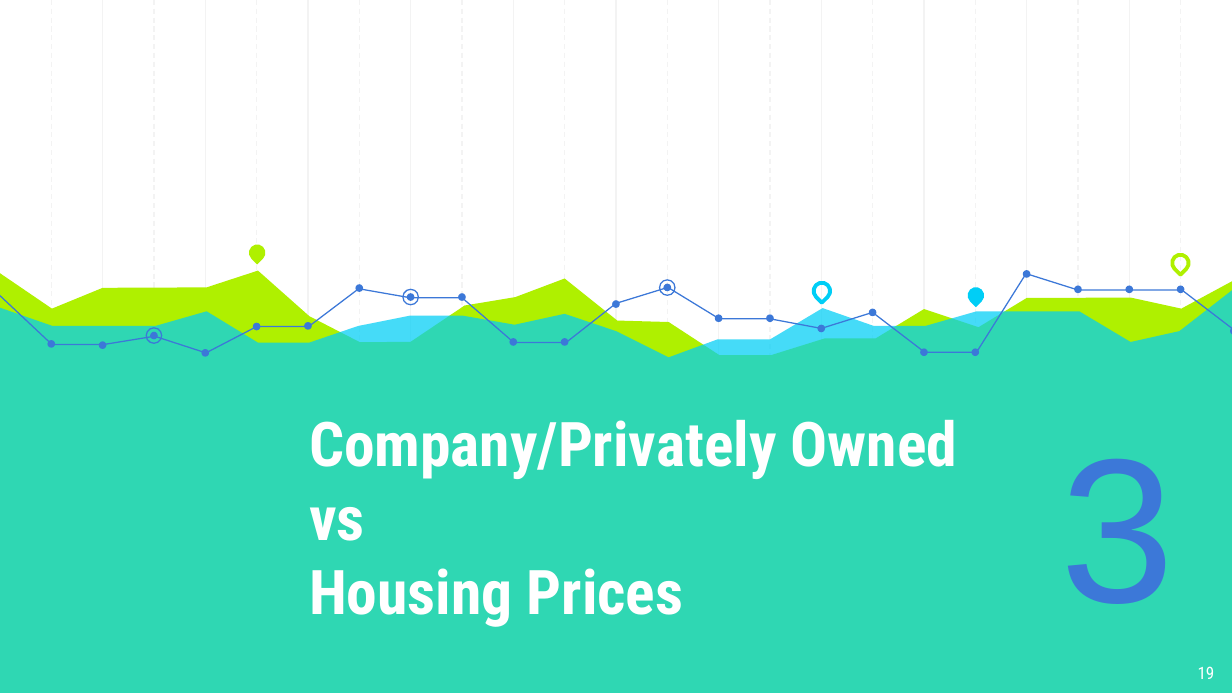
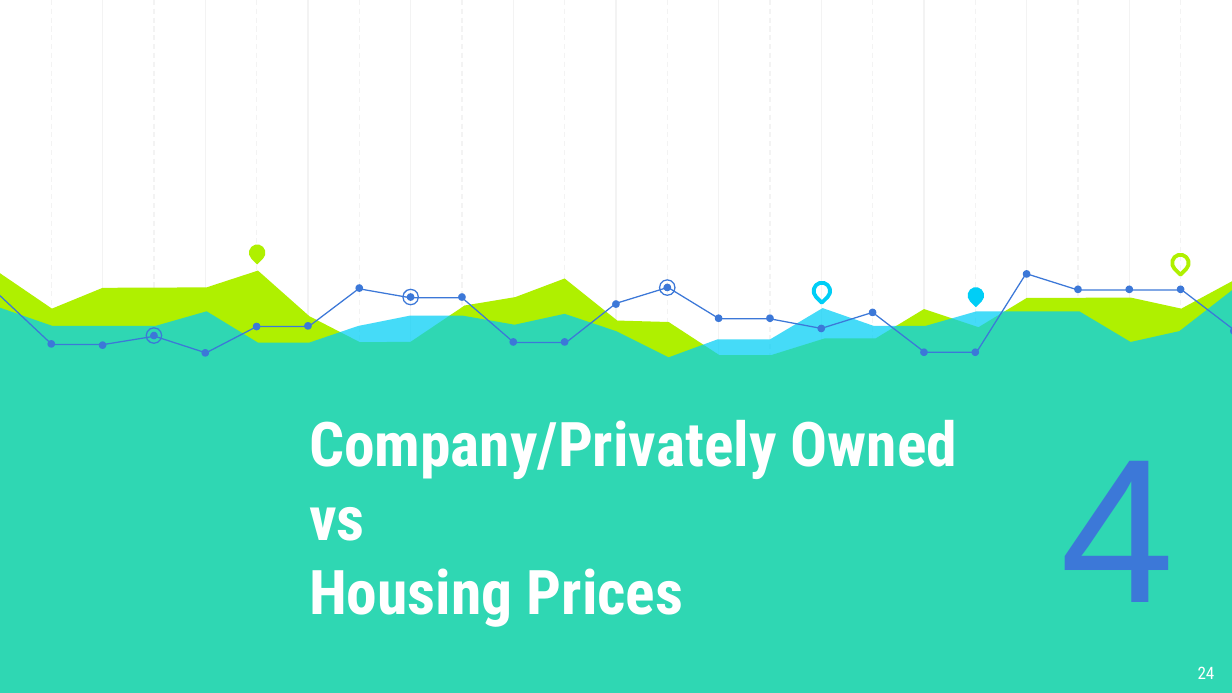
Before and after one commit to GT-Project1-A1/AirBNB, a slide deck: slide 24 of Project1_FinalPresentation.pptx (slide 19 before the commit). Drawn at 1232x693 pixels with LibreOffice and Linux fonts; fonts in the diff are those of the drawing. Boxes give left, top, right and bottom in pixels: in the first picture for what was removed or moved away, otherwise in the second. Text is boxed around its words. In the diff, an @@ line names an element or a change of style, - is before the commit and + after.

```diff
--- a/Project1_FinalPresentation.pptx
+++ b/Project1_FinalPresentation.pptx
@@ text at <box>1061,461,1175,602</box>: text changed @@
-3
+4
@@ page number at <box>1198,666,1215,679</box>: text changed @@
-19
+24
```
Also in this commit, not shown: 6 other slides changed, 5 slides added, 1 other file.
